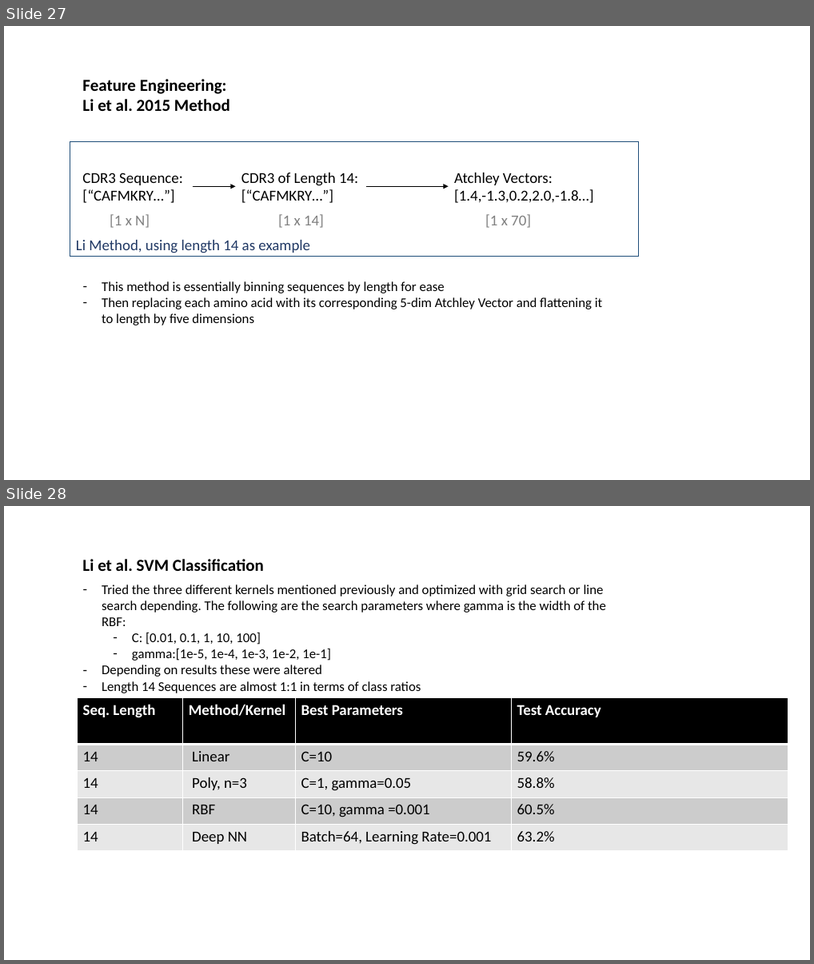
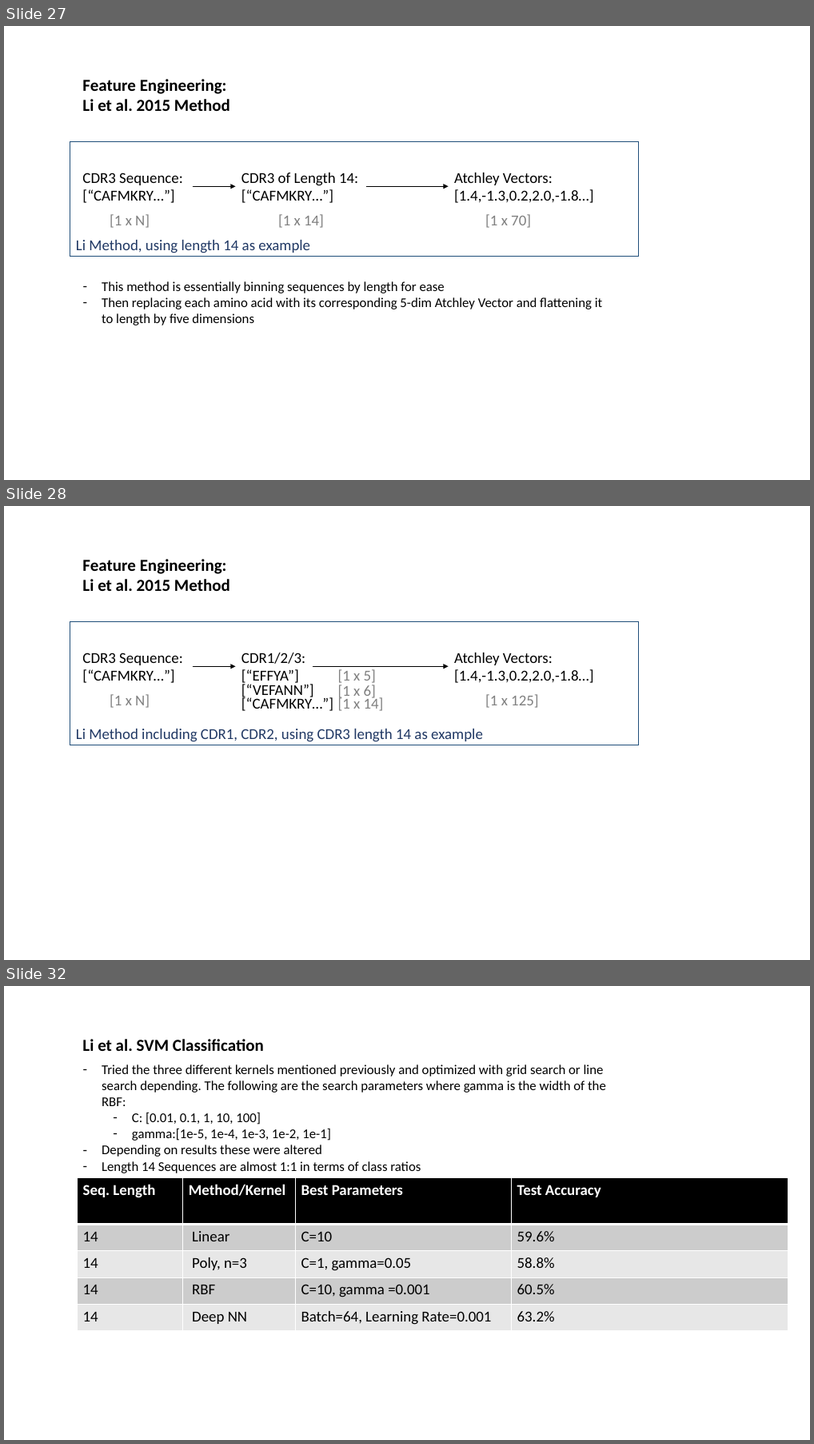
Before and after one commit to innate2adaptive/tcRIP, a slide deck: presentations/algorithm_overview.pptx. Shown one above the other, each under a label of ours: slides 27 and 28 before the commit, slides 27, 28 and 32 after it; the slides between them are not shown. The pictures are 814x964 and 814x1444 pixels, drawn with LibreOffice and Linux fonts; fonts in the diff are those of the drawing. Boxes give left, top, right and bottom in pixels: in the first picture for what was removed or moved away, otherwise in the second. Text is boxed around its words. In the diff, an @@ line names an element or a change of style, - is before the commit and + after.

```diff
--- a/presentations/algorithm_overview.pptx
+++ b/presentations/algorithm_overview.pptx
@@ slide 28 added at (x1=4, y1=506, x2=810, y2=960), background #FFFFFF @@
@@ text added at (x1=82, y1=559, x2=230, y2=591), 20 pt, text #000000, bold @@
+Feature Engineering:
+Li et al. 2015 Method
@@ rectangle added at (x1=70, y1=621, x2=639, y2=745), outline #1F4E79 1 pt, 18 pt, text #203864 @@
+Li Method including CDR1, CDR2, using CDR3 length 14 as example
@@ text added at (x1=82, y1=652, x2=183, y2=683), 18 pt, text #000000 @@
+CDR3 Sequence:
+[“CAFMKRY…”]
@@ arrow added from (193, 666) to (236, 666), #000000 0.5 pt @@
@@ text added at (x1=242, y1=652, x2=306, y2=685), 18 pt, text #000000 @@
+CDR1/2/3:
+[“EFFYA”]
@@ arrow added from (313, 666) to (449, 666), #000000 0.5 pt @@
@@ text added at (x1=338, y1=669, x2=376, y2=685), 18 pt, text #808080 @@
+[1 x 5]
@@ text added at (x1=454, y1=652, x2=594, y2=683), 18 pt, text #000000 @@
+Atchley Vectors:
+[1.4,-1.3,0.2,2.0,-1.8…]
@@ text added at (x1=110, y1=694, x2=150, y2=708), 18 pt, text #808080 @@
+[1 x N]
@@ text added at (x1=242, y1=684, x2=314, y2=700), 18 pt, text #000000 @@
+[“VEFANN”]
@@ text added at (x1=242, y1=696, x2=334, y2=711), 18 pt, text #000000 @@
+[“CAFMKRY…”]
@@ text added at (x1=338, y1=696, x2=384, y2=711), 18 pt, text #808080 @@
+[1 x 14]
@@ text added at (x1=338, y1=684, x2=376, y2=700), 18 pt, text #808080 @@
+[1 x 6]
@@ text added at (x1=486, y1=694, x2=538, y2=708), 18 pt, text #808080 @@
+[1 x 125]
@@ what was slide 28 is now slide 32 @@
```
Also in this commit, not shown: 5 slides changed, 5 other slides added, 26 other files.
